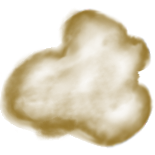
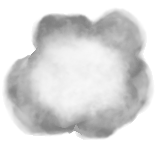
Layered file, before and after one edit (155×155). Changes by layer:
removed layer "圖層 1" over [0, 7, 154, 149]
added group "群組 2" with 5 layers over [0, 7, 155, 149]
added layer "圖層 1 拷貝 3" in group "群組 2" over [2, 7, 155, 141]
